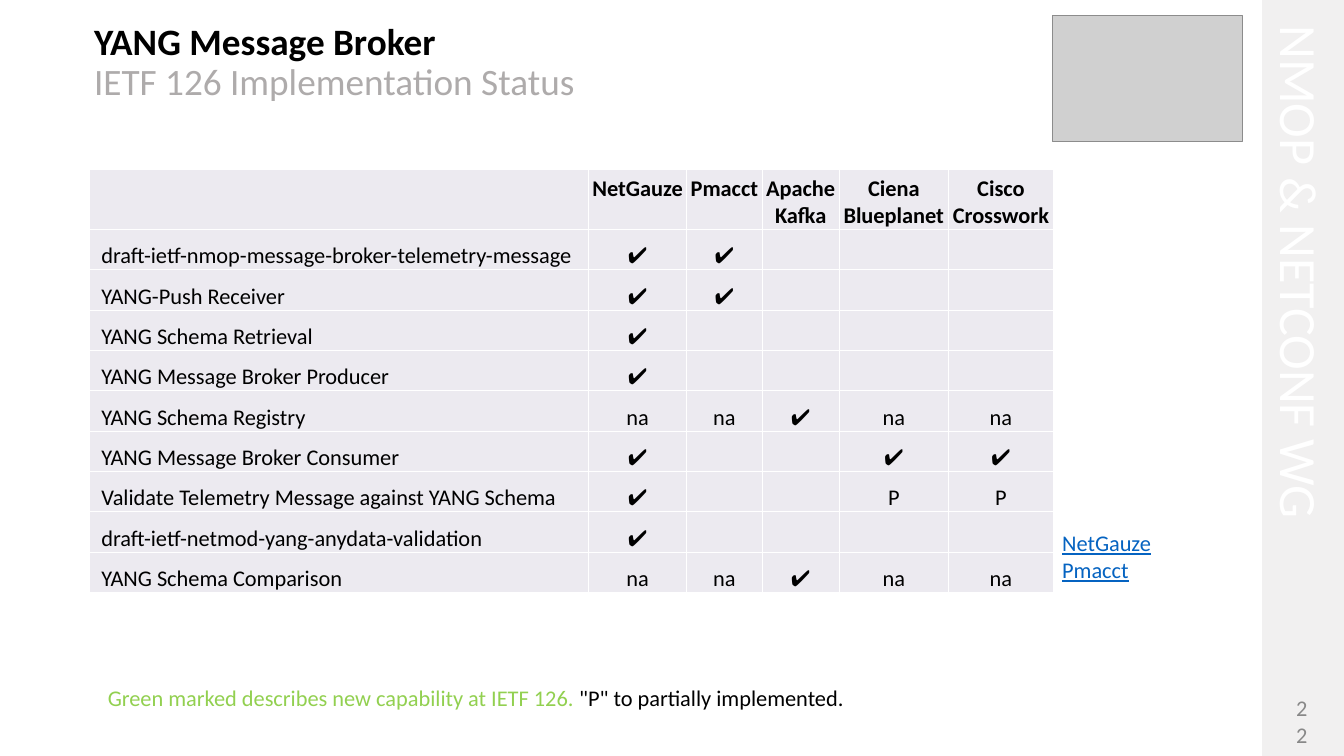
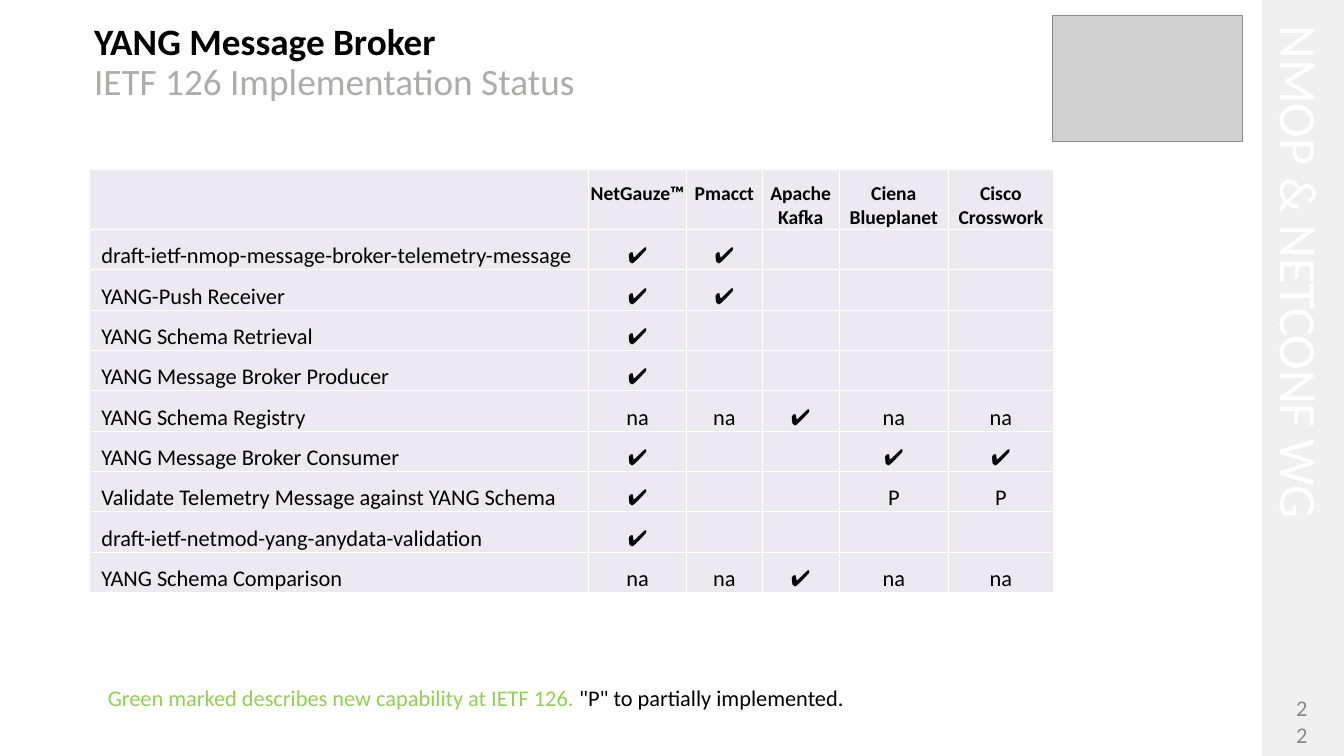
Before and after one commit to network-analytics/ietf-network-analytics-document-status, a slide deck: slide 22 of 126/NMOP/draft-ietf-nmop-yang-message-broker-integration-13.pptx. Drawn at 1344x756 pixels with LibreOffice and Linux fonts; fonts in the diff are those of the drawing; grey boxes stand for pictures. Boxes give left, top, right and bottom in pixels: in the first picture for what was removed or moved away, otherwise in the second. Text is boxed around its words. In the diff, an @@ line names an element or a change of style, - is before the commit and + after.

```diff
--- a/126/NMOP/draft-ietf-nmop-yang-message-broker-integration-13.pptx
+++ b/126/NMOP/draft-ietf-nmop-yang-message-broker-integration-13.pptx
@@ table at bbox=[90, 169, 1055, 594] @@
-row 1, column 2: NetGauze
+row 1, column 2: NetGauze™
@@ size 16 to 14 pt in "Pmacct", "Apache Kafka", "Ciena Blueplanet", "Cisco Crosswork" @@
@@ text removed at bbox=[1062, 536, 1151, 582] @@
-NetGauze
-Pmacct
```
Also in this commit, not shown: 7 other slides changed, 2 other files.
